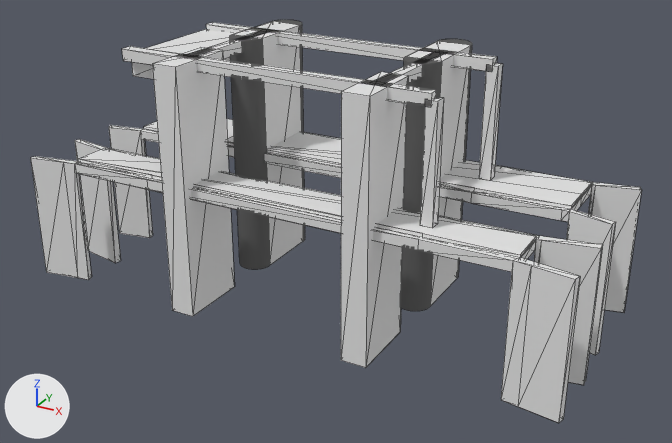
Before and after pictures for a commit that changed the glTF model models/rutten/rutten-brug-597d9657/rutten-brug-597d9657.glb.
Camera for both pictures: a camera (50 mm lens) standing at (33.2, -58.2, 25.4) and looking at (1.6, -0.7, -3.3). The lights are fixed; the arrows at lower left show +X, +Y and +Z. The first picture is the older version. Mesh edges are drawn as thin lines. Vertices at exactly the same position are counted once.

Names of what the first picture shows: 'building:balans', 'building:balans 2', 'building:contragewicht', 'building:hangstang', 'building:hangstang 2', 'building:portaal', 'building:portaal 2', 'building:pyloon', 'building:pyloon 2', 'building:pyloon 3', 'building:pyloon 4', 'road:dek', 'road:dek 2', 'road:fietspad', 'road:landhoofd 4', 'road:landhoofd 6', 'road:landhoofd 8', 'road:rijbaan lokale weg' and 4 more.
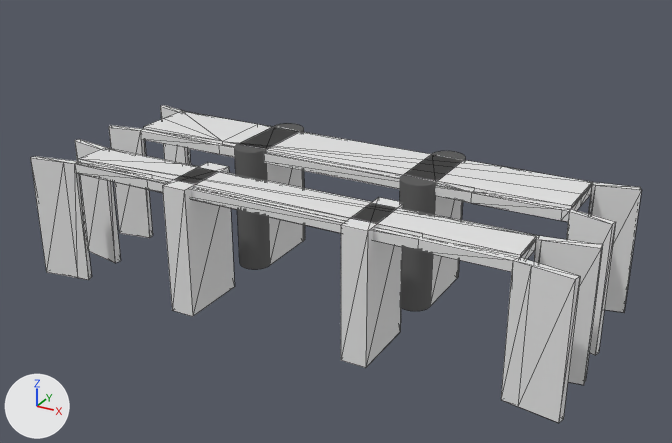
Location of each change, [x1, y1, x2, y2] in pixels of the pictures (672 x 443 px):
'building:pyloon 3', moved, rescaled (42% shorter)
    before: [341, 72, 408, 368]
    after: [341, 197, 404, 368]
'building:pyloon 4', moved, rescaled (12% narrower, 43% shorter)
    before: [152, 47, 235, 316]
    after: [162, 162, 235, 316]
'building:pyloon', moved, rescaled (7% narrower, 42% shorter)
    before: [230, 20, 305, 269]
    after: [235, 124, 305, 269]
'building:pyloon 2', moved, rescaled (8% narrower, 41% shorter)
    before: [401, 39, 472, 311]
    after: [400, 151, 465, 311]
'building:balans 2', deleted
    before: [122, 46, 437, 107]
'building:balans', deleted
    before: [206, 22, 497, 72]
'building:hangstang 2', deleted
    before: [420, 97, 444, 228]
'building:hangstang', deleted
    before: [479, 63, 503, 181]
'building:contragewicht', deleted
    before: [132, 29, 236, 79]
'building:portaal 2', deleted
    before: [373, 51, 447, 84]
'building:portaal', deleted
    before: [185, 30, 270, 59]

The change, as a list of edits to the scene's bpy script:
```text
Change me_pyloon:
    used by ob_building_pyloon; location = (0.0, 0.0, 0.0)
    remove me_pyloon.from_pydata(...)  # 400 vertices, 796 faces; spans x -8.9..-6.2, y 0.3..8.6, z -10.0..9.5
    add me_pyloon.from_pydata(...)  # 400 vertices, 796 faces; spans x -8.9..-6.2, y 0.3..8.6, z -10.0..0.4
    me_pyloon part 1: the whole mesh is scaled about its middle by (1, 1, 0.535), then moved by (0.0, 0.0, -4.5)
Change me_pyloon_2:
    used by ob_building_pyloon_2; location = (0.0, 0.0, 0.0)
    remove me_pyloon_2.from_pydata(...)  # 400 vertices, 796 faces; spans x 6.0..8.7, y 0.3..8.6, z -10.0..9.5
    add me_pyloon_2.from_pydata(...)  # 400 vertices, 796 faces; spans x 6.0..8.7, y 0.3..8.6, z -10.0..0.4
    me_pyloon_2 part 2: the whole mesh is scaled about its middle by (1, 1, 0.535), then moved by (0.0, 0.0, -4.5)
Change me_pyloon_3:
    used by ob_building_pyloon_3; location = (0.0, 0.0, 0.0)
    remove me_pyloon_3.from_pydata(...)  # 10 vertices, 16 faces; spans x 6.3..8.3, y -8.6..-3.0, z -10.0..9.5
    add me_pyloon_3.from_pydata(...)  # 10 vertices, 16 faces; spans x 6.3..8.3, y -8.6..-3.0, z -10.0..0.4
    me_pyloon_3 part 3: the whole mesh is scaled about its middle by (1, 1, 0.535), then moved by (0.0, 0.0, -4.5)
Change me_pyloon_4:
    used by ob_building_pyloon_4; location = (0.0, 0.0, 0.0)
    remove me_pyloon_4.from_pydata(...)  # 8 vertices, 12 faces; spans x -8.6..-6.6, y -8.6..-3.0, z -10.0..9.5
    add me_pyloon_4.from_pydata(...)  # 8 vertices, 12 faces; spans x -8.6..-6.6, y -8.6..-3.0, z -10.0..0.4
    me_pyloon_4 part 4: the whole mesh is scaled about its middle by (1, 1, 0.535), then moved by (0.0, 0.0, -4.5)
Remove ob_building_portaal:
    ob_building_portaal = bpy.data.objects.new('building:portaal', me_portaal)
    ob_building_portaal.location = (0.0, 0.0, 0.0)
Remove ob_building_portaal_2:
    ob_building_portaal_2 = bpy.data.objects.new('building:portaal 2', me_portaal_2)
    ob_building_portaal_2.location = (0.0, 0.0, 0.0)
Remove ob_building_balans:
    ob_building_balans = bpy.data.objects.new('building:balans', me_balans)
    ob_building_balans.location = (0.0, 0.0, 0.0)
Remove ob_building_hangstang:
    ob_building_hangstang = bpy.data.objects.new('building:hangstang', me_hangstang)
    ob_building_hangstang.location = (0.0, 0.0, 0.0)
Remove ob_building_balans_2:
    ob_building_balans_2 = bpy.data.objects.new('building:balans 2', me_balans_2)
    ob_building_balans_2.location = (0.0, 0.0, 0.0)
Remove ob_building_hangstang_2:
    ob_building_hangstang_2 = bpy.data.objects.new('building:hangstang 2', me_hangstang_2)
    ob_building_hangstang_2.location = (0.0, 0.0, 0.0)
Remove ob_building_contragewicht:
    ob_building_contragewicht = bpy.data.objects.new('building:contragewicht', me_contragewicht)
    ob_building_contragewicht.location = (0.0, 0.0, 0.0)
```
